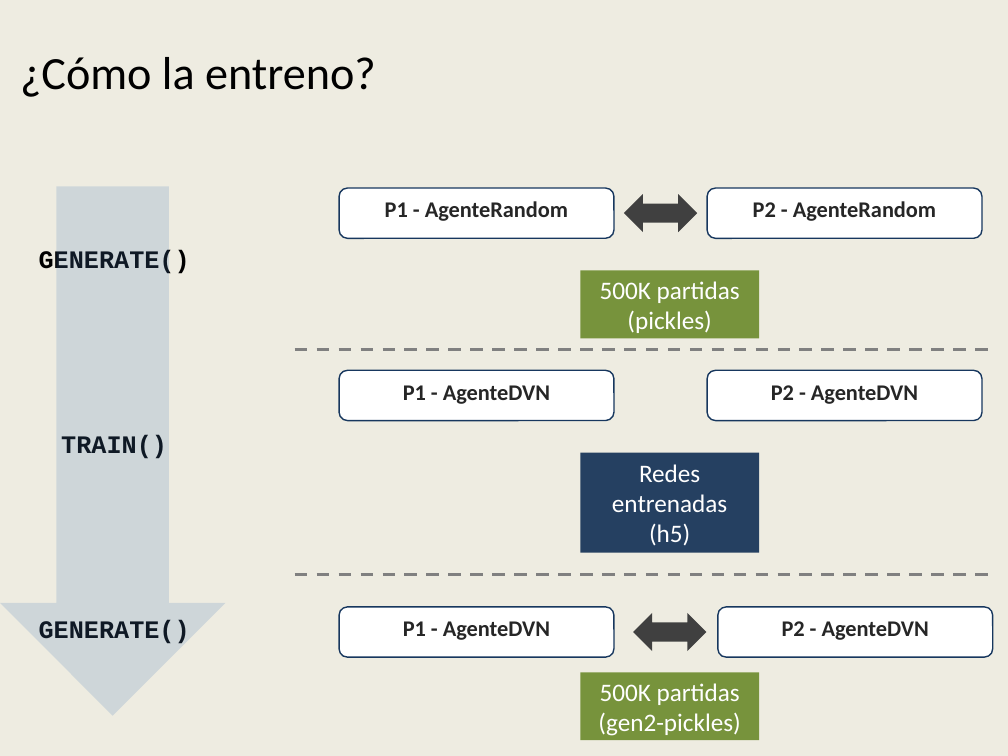
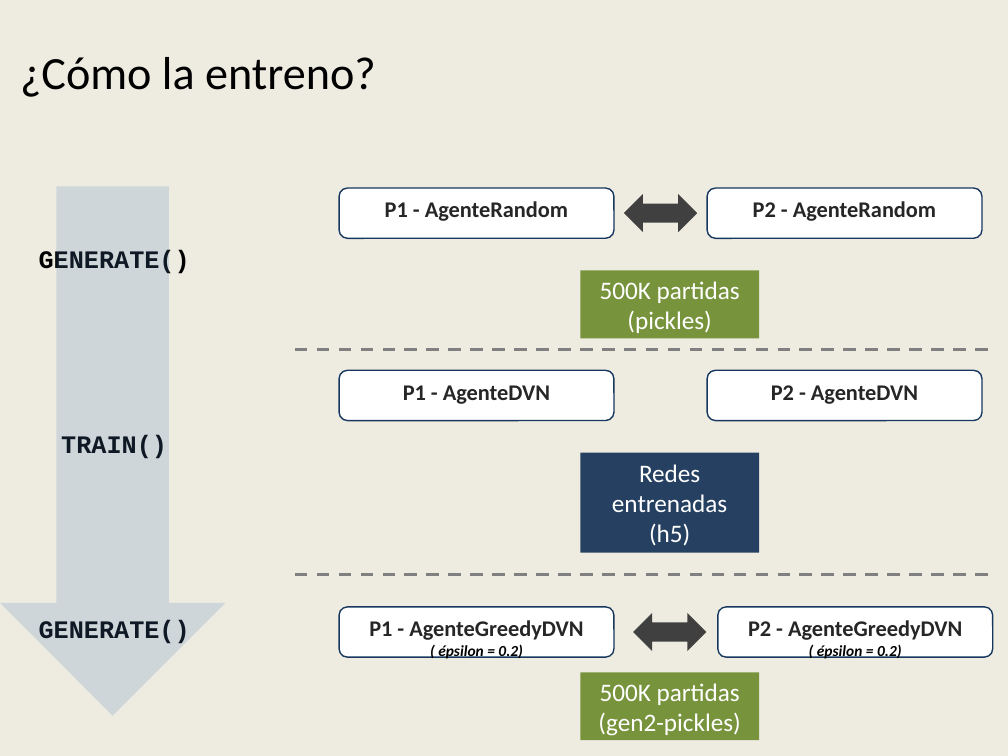
Before and after one commit to AbrojoROU/Truco_DQN, a slide deck: slide 10 of Proyecto IA Digital House v4.pptx (slide 9 before the commit). Drawn at 1008x756 pixels with LibreOffice and Linux fonts; fonts in the diff are those of the drawing; background and template pictures are left out. Boxes give left, top, right and bottom in pixels: in the first picture for what was removed or moved away, otherwise in the second. Text is boxed around its words. In the diff, an @@ line names an element or a change of style, - is before the commit and + after.

```diff
--- a/Proyecto IA Digital House v4.pptx
+++ b/Proyecto IA Digital House v4.pptx
@@ text in rounded rectangle at [369,620,583,640]: text changed @@
-P1 - AgenteDVN
+P1 - AgenteGreedyDVN
@@ text in rounded rectangle at [748,620,962,640]: text changed @@
-P2 - AgenteDVN
+P2 - AgenteGreedyDVN
@@ text added at [438,645,523,659], 11 pt, text #000000, bold, italic @@
+( épsilon = 0.2)
@@ text added at [817,645,902,659], 11 pt, text #000000, bold, italic @@
+( épsilon = 0.2)
```
Also in this commit, not shown: 6 other slides changed, 9 slides added, 3 slides removed.
